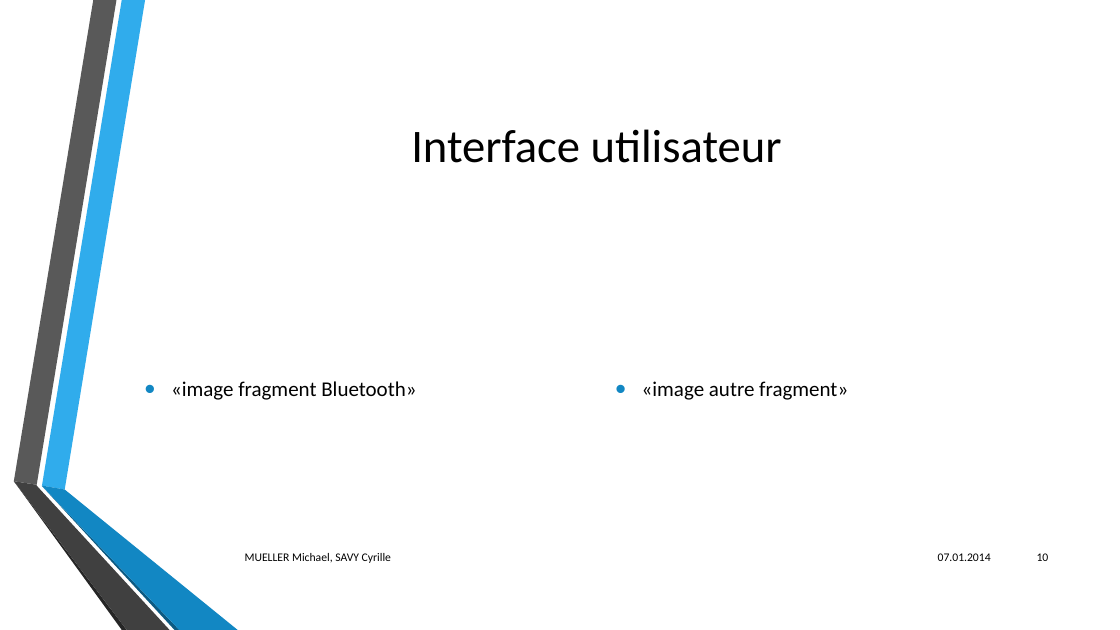
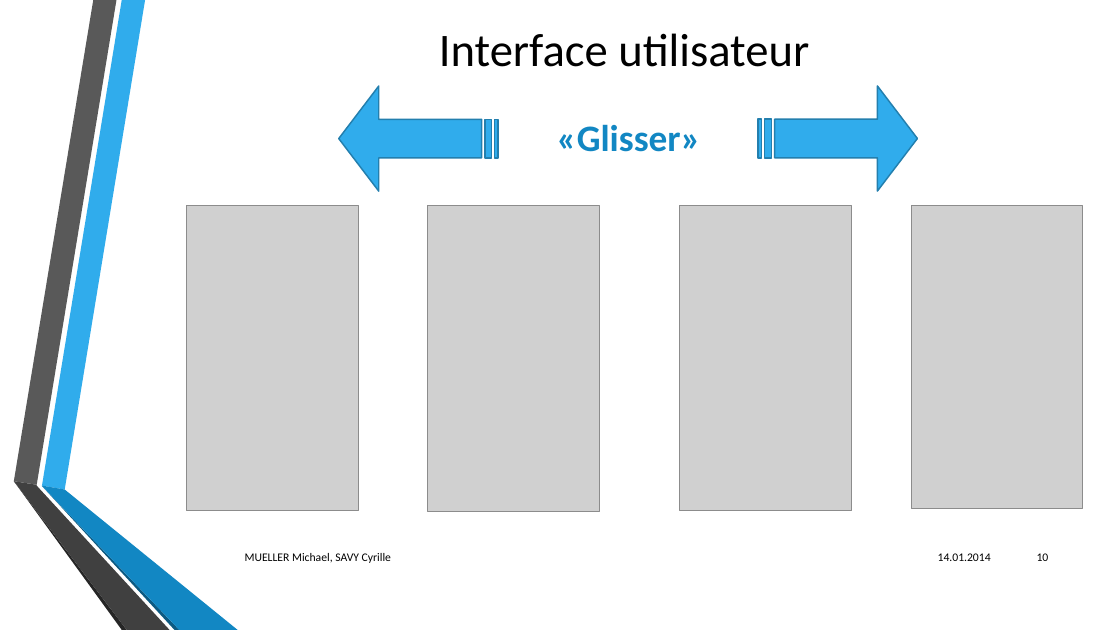
Before and after one commit to CyrilleSavy/BluetoothDevMob, a slide deck: slide 10 of Bluetooth sur Android.pptx. Drawn at 1120x630 pixels with LibreOffice and Linux fonts; fonts in the diff are those of the drawing; grey boxes stand for pictures; background and template pictures are left out. Boxes give left, top, right and bottom in pixels: in the first picture for what was removed or moved away, otherwise in the second. Text is boxed around its words. In the diff, an @@ line names an element or a change of style, - is before the commit and + after.

```diff
--- a/Bluetooth sur Android.pptx
+++ b/Bluetooth sur Android.pptx
@@ title "Interface utilisateur": place and size @@
-title "Interface utilisateur" at box(411, 129, 782, 163)
+title "Interface utilisateur" at box(439, 33, 809, 67)
@@ striped right arrow added at box(339, 86, 498, 191), fill #30ACEC, outline #247FAF 1.25 pt @@
@@ striped right arrow added at box(759, 86, 918, 191), fill #30ACEC, outline #247FAF 1.25 pt @@
@@ text added at box(557, 124, 701, 152), 32 pt, text #1287C3, bold @@
+«Glisser»
@@ picture added at box(187, 206, 359, 512) @@
@@ picture added at box(428, 206, 600, 512) @@
@@ picture added at box(680, 206, 852, 512) @@
@@ picture added at box(912, 205, 1082, 508) @@
@@ text removed at box(171, 381, 416, 400) @@
-• «image fragment Bluetooth»
@@ text removed at box(642, 381, 848, 400) @@
-• «image autre fragment»
@@ text at box(938, 553, 991, 561): text changed @@
-07.01.2014
+14.01.2014
```
Also in this commit, not shown: 17 other slides changed.
